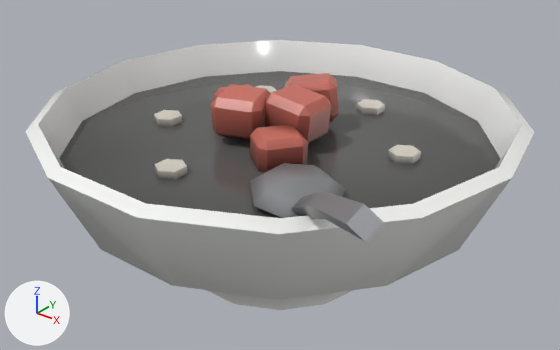
The glTF model public/models/modcar/items/meal_congee.glb, before and after one commit.
Rendered twice from a camera (50 mm lens) standing at (0.149, -0.186, 0.147) and looking at (0.009, -0.011, 0.039). The lights are fixed; the arrows at lower left show +X, +Y and +Z. The first picture is the older version. Vertices at exactly the same position are counted once.

The older version as bpy lines, for what is in view:
```python
me_part = bpy.data.meshes.new('PART')
me_part.from_pydata(...)  # 365 vertices, 670 faces; spans x -0.08..0.095, y -0.097..0.078, z 0.0..0.09
# faces by material slot: [252, 220, 120, 78]
me_part.materials.append(mat_ceramic)
me_part.materials.append(mat_paint)
me_part.materials.append(mat_paint_b)
me_part.materials.append(mat_steel)
ob_part = bpy.data.objects.new('PART', me_part)
ob_part.location = (0.0, 0.0, 0.0)
```
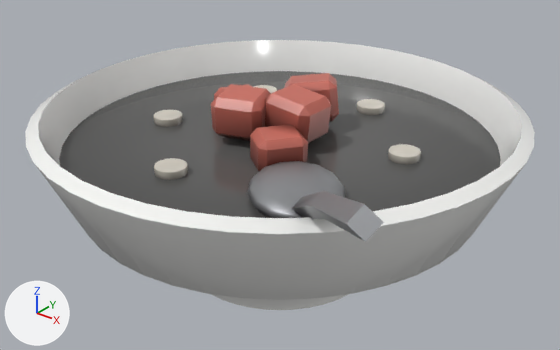
Scene script edits in JSON lines:
```json
{"block": "me_part", "where": "# used by ob_part; location = (0.0, 0.0, 0.0)"}
{"op": "remove", "block": "me_part", "code": "me_part.from_pydata(...)  # 365 vertices, 670 faces; spans x -0.08..0.095, y -0.097..0.078, z 0.0..0.09"}
{"op": "add", "block": "me_part", "code": "me_part.from_pydata(...)  # 838 vertices, 1616 faces; spans x -0.08..0.095, y -0.097..0.08, z 0.0..0.09"}
{"block": "me_part", "change": "me_part part 1: 473 vertices added at x -0.079..0.079, y -0.08..0.08, z 0.0..0.057"}
```

Where the change shows, as pixel boxes (x1, y1, x2, y2) in the pictures (560 x 350 px):
```json
{"object": "PART", "change": "reshaped", "before": [26, 40, 534, 310], "after": [25, 40, 535, 310]}
{"part": 1, "of": "me_part", "change": "added", "after": [25, 40, 535, 310]}
```
